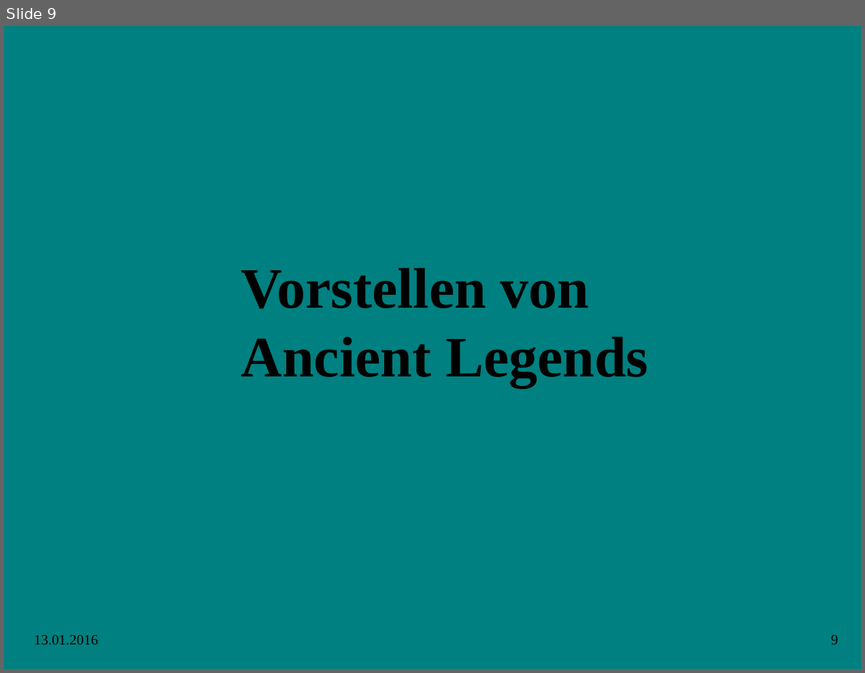
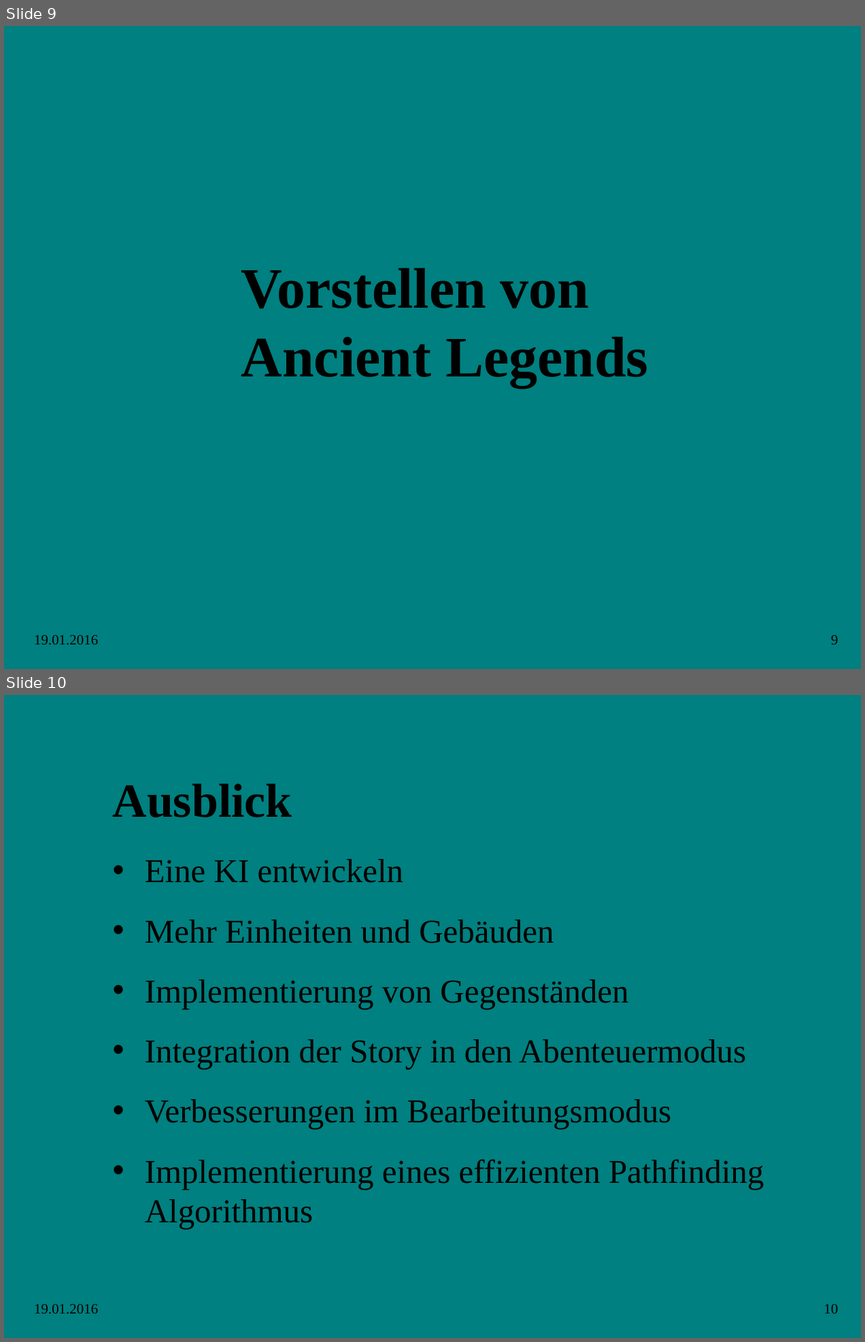
Before and after one commit to DominikRidder/RTSProjekt, a slide deck: docs/Präsentation/2D RTS-Spiel (Ancient Legends).pptx. Shown one above the other, each under a label of ours: slide 9 before the commit, slides 9 and 10 after it. The pictures are 865x673 and 865x1342 pixels, drawn with LibreOffice and Linux fonts; fonts in the diff are those of the drawing; background and template pictures are left out. Boxes give left, top, right and bottom in pixels: in the first picture for what was removed or moved away, otherwise in the second. Text is boxed around its words. In the diff, an @@ line names an element or a change of style, - is before the commit and + after.

Commit message:
Praesentation Folie "Ausblick" hinzugefügt!

```diff
--- a/docs/Präsentation/2D RTS-Spiel (Ancient Legends).pptx
+++ b/docs/Präsentation/2D RTS-Spiel (Ancient Legends).pptx
@@ slide 10 added at box(4, 695, 861, 1338), background picture (left out) @@
@@ title added at box(113, 783, 292, 817), 40 pt, text #000000, bold @@
+Ausblick
@@ text added at box(145, 859, 764, 1229), 28 pt, text #000000 @@
+• Eine KI entwickeln
+• Mehr Einheiten und Gebäuden
+• Implementierung von Gegenständen
+• Integration der Story in den Abenteuermodus
+• Verbesserungen im Bearbeitungsmodus
+• Implementierung eines effizienten Pathfinding Algorithmus
@@ text added at box(34, 1304, 98, 1313), 12 pt, text #000000 @@
+19.01.2016
@@ page number added at box(823, 1304, 838, 1313), 12 pt, text #000000 @@
+10
@@ slide 9 changed as well @@
@@ text at box(34, 635, 98, 644): text changed @@
-13.01.2016
+19.01.2016
```
Also in this commit, not shown: 10 other slides changed.
